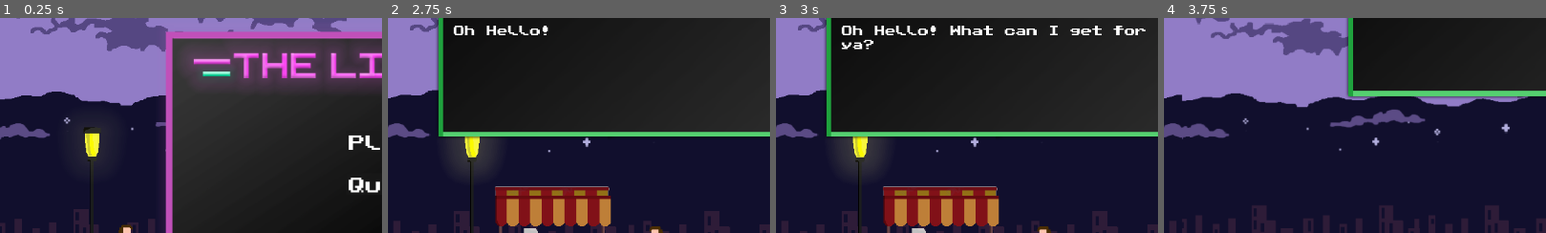
Above: before the commit, frames 1-4 (left to right).
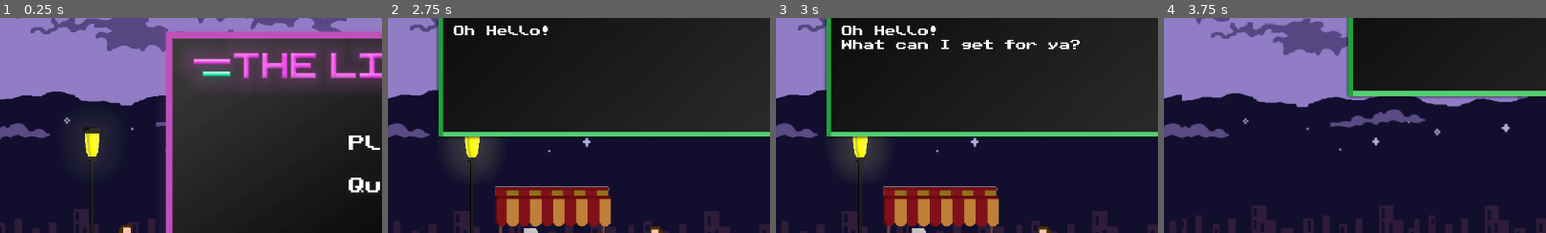
Above: after the commit, the same moments.

Repository: LudumSJB/The-Limited
Game: Godot game, scene res://scenes/MainMenu.tscn
The game is run twice, just before and just after one commit, with the same random seed, the same clock (stepped at 60 frames per second) and the same inputs.
Inputs:
- Up to frame 1 (0.25 s): no input
- Up to frame 2 (2.75 s): click "Play" at 0.5 s; tap Enter (ui_accept) at 1.25, 1.52, 2, 2.27 s; hold D (right) from 1.28 s (still down); tap Space (action_button) at 1.35 s; tap N (next_level) at 2.1 s
- Up to frame 3 (3 s): tap Enter (ui_accept) at 2.75 s; release D (right) at 2.78 s; hold A (left) from 2.78 s (still down); tap Space (action_button) at 2.85 s
- Up to frame 4 (3.75 s): tap Enter (ui_accept) at 3.5 s; release A (left) at 3.53 s; hold D (right) from 3.53 s (still down); tap N (next_level) at 3.6 s
The pictures show only the part of the screen within x 0-50%, y 23-73%; the shares and areas given below are measured in that part.

Frames 1-2 are identical in both runs. In frame 3, 2.0% of the frame differs, in the area x 17-97%, y 3-15%; in frame 4, nothing differs.

Commit message:
small minor tweaks

Diff:
--- a/dialogs/club_act2.json
+++ b/dialogs/club_act2.json
@@ -4,20 +4,20 @@
 		"text": "You see the DJ jamming to the beat, that's so neat!"
 	},
 	{
-		"dialog_position": 2,
-		"text": "Hi! What's up? Do you like the music?",
+		"dialog_position": 1,
+		"text": "Hi! What's up? \nDo you like the music?",
 		"face": 2,
 		"sound": 1
 	},
 	{
-		"dialog_position": 1,
-		"text": "Yeah! I'm living it!",
+		"dialog_position": 2,
+		"text": "Yeah! \nI'm living it!",
 		"face": 0,
 		"sound": 0
 	},
 	{
-		"dialog_position": 2,
-		"text": "That's good! Because we got some more!",
+		"dialog_position": 1,
+		"text": "That's good! \nBecause we got some more!",
 		"face": 2,
 		"sound": 1
 	},
@@ -35,7 +35,7 @@
 	},
 	{
 		"dialog_position": 0,
-		"text": "Suddenly you feel [color=#99e550][i]not so well.[/i][/color]\nYou run to the toilet room...",
+		"text": "Suddenly you feel [color=#99e550][i]not so well.[/i][/color]\n\n... ... ...\n\nYou run to the toilet room...",
 		"action": "next_scene"
 	},
 ]
--- a/dialogs/hotdog_act1.json
+++ b/dialogs/hotdog_act1.json
@@ -1,7 +1,7 @@
 [
 	{
 		"dialog_position": 2,
-		"text": "Oh Hello! What can I get for ya?",
+		"text": "Oh Hello! \nWhat can I get for ya?",
 		"face": 1,
 		"sound": 1
 	},
@@ -13,7 +13,7 @@
 	},
 	{
 		"dialog_position": 2,
-		"text": "Of course! That would be 5,50€.",
+		"text": "Of course! \nThat would be 5,50€.",
 		"face": 1,
 		"sound": 1
 	},
@@ -24,7 +24,7 @@
 	},
 	{
 		"dialog_position": 1,
-		"text": "Found em! Here you go.",
+		"text": "Found em! \nHere you go.",
 		"face": 0,
 		"sound": 0
 	},
@@ -34,7 +34,7 @@
 	},
 	{
 		"dialog_position": 2,
-		"text": "Here ya go! One tasty hotdog!",
+		"text": "Here ya go! \nOne tasty hotdog!",
 		"face": 1,
 		"sound": 1,
 		"action": "next_scene"
--- a/dialogs/streets_act1.json
+++ b/dialogs/streets_act1.json
@@ -12,13 +12,13 @@
 	},
 	{
 		"dialog_position": 1,
-		"text": "Good evening sir. \nWe are full. There's no more space. Nada. \nWe only have [color=#ac3232][u]limited space[/u][/color] available.",
+		"text": "Good evening sir. \nWe are full. \nThere's no more space. \nNada. \nWe only have [color=#ac3232][u]limited space[/u][/color] available.",
 		"face": 1,
 		"sound": 0
 	},
 	{
 		"dialog_position": 0,
-		"text": "There must be a way to get inside. \nNo. matter. what. it. takes. \nYou know [color=#d77bba][i]tonights the night![/i][/color]",
+		"text": "There must be a way to get inside. \nNo. matter. what. it. takes. \n\nYou know, [color=#d77bba][i]tonights the night![/i][/color]",
 	},
 	{
 		"dialog_position": 2,
--- a/dialogs/toilet_act2.json
+++ b/dialogs/toilet_act2.json
@@ -29,7 +29,7 @@
 	},
 	{
 		"dialog_position": 2,
-		"text": "A book?\n nah.",
+		"text": "A book? \nnah.",
 		"face": 0,
 	},
 	{
--- a/scenes/level6.tscn
+++ b/scenes/level6.tscn
@@ -5,7 +5,7 @@
 [ext_resource type="PackedScene" uid="uid://bd36h1vyy37d5" path="res://scenes/dialog_system.tscn" id="3_ibk6j"]
 [ext_resource type="Texture2D" uid="uid://y8nlnxed1dhu" path="res://assets/images/face_01.png" id="4_k3eyc"]
 [ext_resource type="Texture2D" uid="uid://c81thoo78506x" path="res://assets/images/face_05.png" id="5_u51vp"]
-[ext_resource type="AudioStream" uid="uid://wjrks27kv2mn" path="res://assets/sounds/music_placeholder3.wav" id="6_kwld7"]
+[ext_resource type="AudioStream" uid="uid://c0k8juko185jp" path="res://assets/sounds/club.wav" id="6_gie7d"]
 
 [sub_resource type="RectangleShape2D" id="RectangleShape2D_fno7i"]
 size = Vector2(1179, 43)
@@ -45,6 +45,6 @@
 
 [node name="music" type="AudioStreamPlayer2D" parent="."]
 position = Vector2(553, 333)
-stream = ExtResource("6_kwld7")
+stream = ExtResource("6_gie7d")
 volume_db = 1.0
 autoplay = true
--- a/scripts/TimingAccuracyBar.gd
+++ b/scripts/TimingAccuracyBar.gd
@@ -17,6 +17,7 @@
 @export var scoreOnTime: int = 10
 @export var scoreNotOnTime: int = -5
 
+var triesToWinAtStart = 0
 var triesSprites: Array[Sprite2D]
 var rng = RandomNumberGenerator.new()
 
@@ -24,10 +25,14 @@
 var root: Node
 
 func _ready():
+	triesToWinAtStart = triesToWin
 	root = get_tree().root.get_child(0)
 	if root.name != "root":
 		root = null
 	path_length = path_2d.curve.get_baked_length()
+	addIndicators()
+
+func addIndicators():
 	var indicatorPosition = tries_parent.global_position
 	for try in triesToWin:
 		var sprite = tries_indicator.instantiate()
@@ -42,6 +47,8 @@
 
 func deactivateMinigame():
 	timing_accuracy_bar.visible = false
+	triesToWin = triesToWinAtStart
+	addIndicators()
 	area_hitter.endMinigame()
 
 func activateMinigame():
